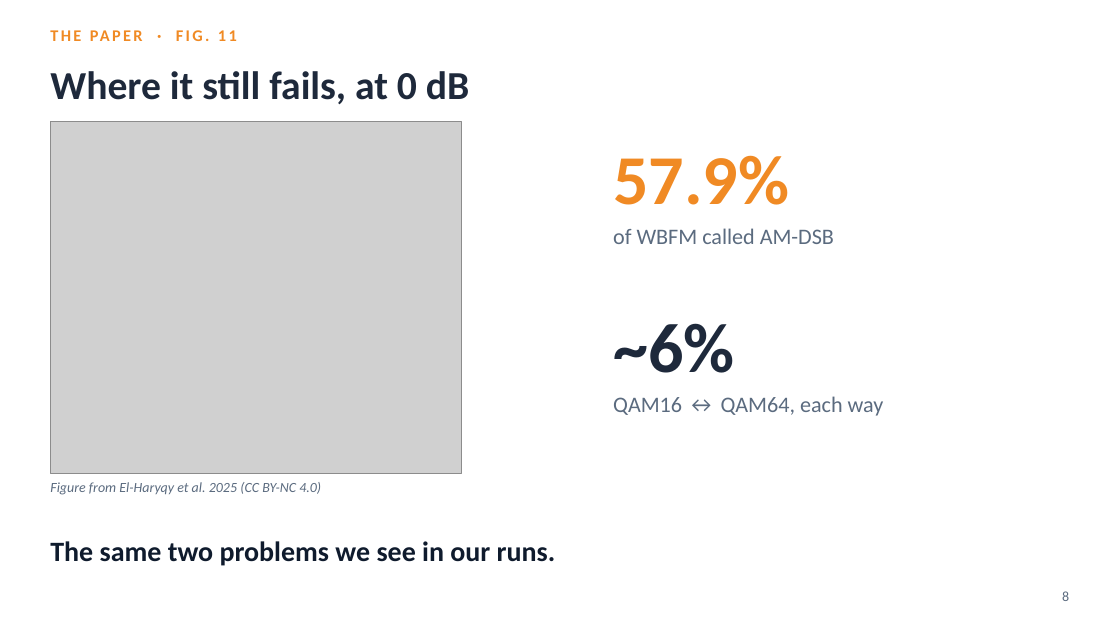
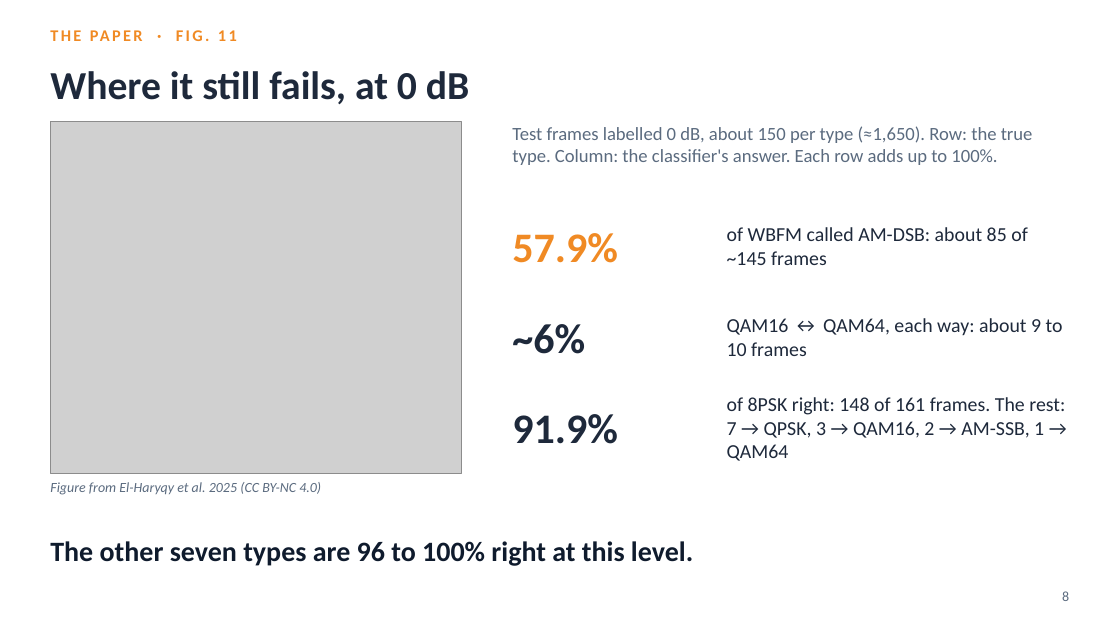
Before and after one commit to YusufBilo78/amc, a slide deck: slide 8 of deck/moshe_paper_icrnna.pptx. Drawn at 1120x630 pixels with LibreOffice and Linux fonts; fonts in the diff are those of the drawing; grey boxes stand for pictures. Boxes give left, top, right and bottom in pixels: in the first picture for what was removed or moved away, otherwise in the second. Text is boxed around its words. In the diff, an @@ line names an element or a change of style, - is before the commit and + after.

```diff
--- a/deck/moshe_paper_icrnna.pptx
+++ b/deck/moshe_paper_icrnna.pptx
@@ text added at (x1=512, y1=126, x2=1033, y2=165), 16 pt, text #5B6B7F @@
+Test frames labelled 0 dB, about 150 per type (≈1,650). Row: the true type. Column: the classifier's answer. Each row adds up to 100%.
@@ text "57.9%" at (x1=512, y1=233, x2=618, y2=263): size 60 to 36 pt; vertical alignment bottom to middle @@
@@ text "57.9%" moved from (x1=613, y1=155, x2=789, y2=205) to (x1=512, y1=233, x2=618, y2=263) @@
@@ text at (x1=727, y1=227, x2=1028, y2=265): text changed; size 19 to 17 pt; text colour #5B6B7F to #1E293B @@
-of WBFM called AM-DSB
+of WBFM called AM-DSB: about 85 of ~145 frames
@@ text "of WBFM called AM-DSB: about ..." at (x1=727, y1=227, x2=1028, y2=265): vertical alignment top to middle @@
@@ text "~6%" moved from (x1=613, y1=323, x2=734, y2=373) to (x1=512, y1=324, x2=585, y2=354) @@
@@ text "~6%" at (x1=512, y1=324, x2=585, y2=354): size 60 to 36 pt; vertical alignment bottom to middle @@
@@ text "QAM16 ↔ QAM64, each way: ..." at (x1=727, y1=318, x2=1063, y2=356): vertical alignment top to middle @@
@@ text at (x1=727, y1=318, x2=1063, y2=356): text changed; size 19 to 17 pt; text colour #5B6B7F to #1E293B @@
-QAM16 ↔ QAM64, each way
+QAM16 ↔ QAM64, each way: about 9 to 10 frames
@@ text added at (x1=512, y1=414, x2=618, y2=444), 36 pt, text #1E293B, bold @@
+91.9%
@@ text added at (x1=727, y1=397, x2=1065, y2=461), 17 pt, text #1E293B @@
+of 8PSK right: 148 of 161 frames. The rest: 7 → QPSK, 3 → QAM16, 2 → AM-SSB, 1 → QAM64
@@ text at (x1=50, y1=541, x2=693, y2=566): text changed @@
-The same two problems we see in our runs.
+The other seven types are 96 to 100% right at this level.
```
Also in this commit, not shown: 18 other slides changed, 3 slides removed, 13 other files.
